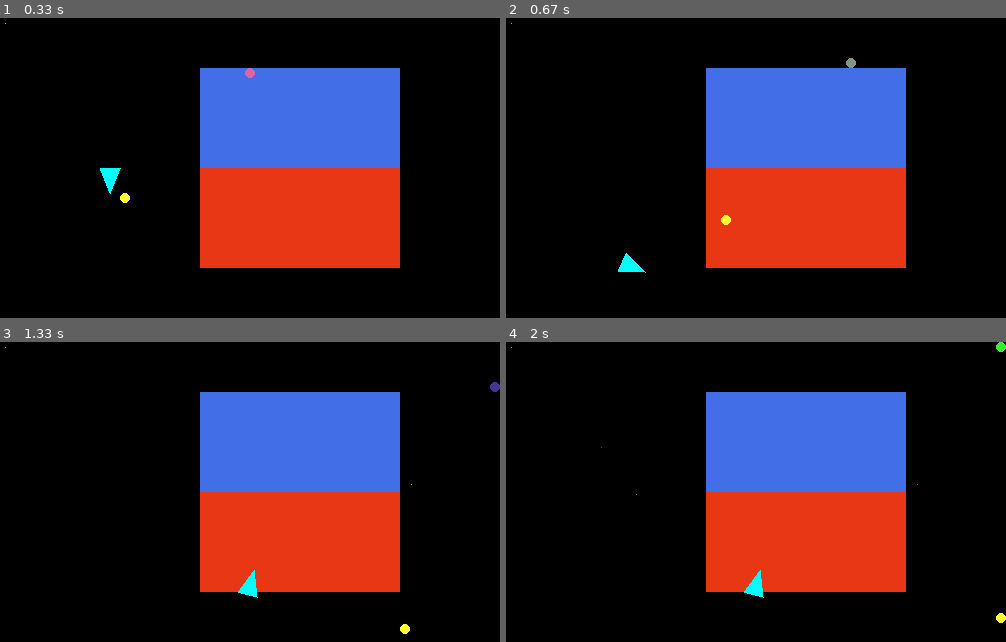
Above: before the commit, frames 1-4 (two rows, left to right).
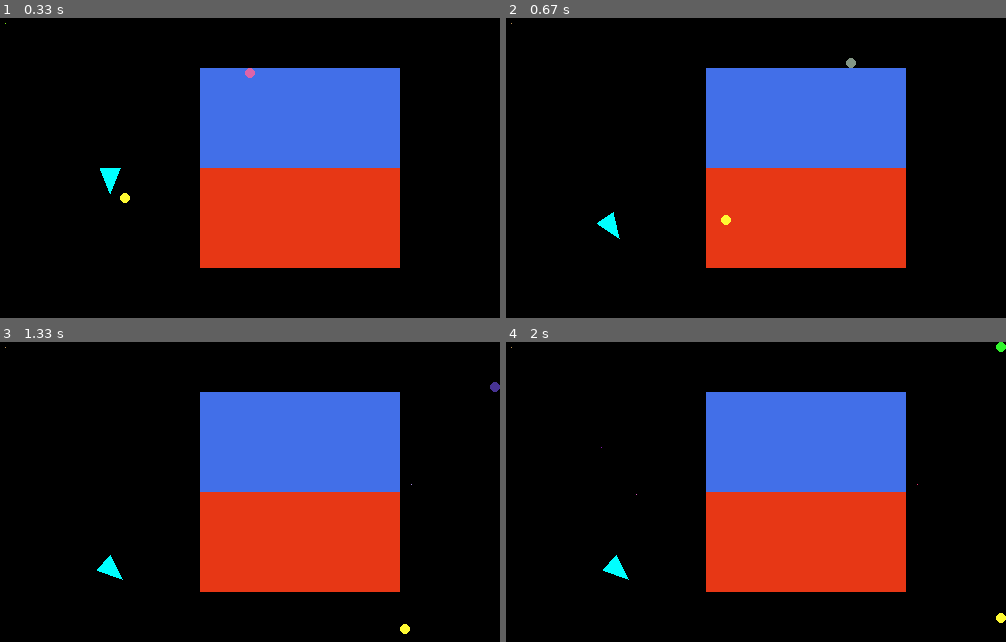
Above: after the commit, the same moments.

Repository: moeg100/randomCode
Game: pygame game, started from pyGameBasic.py
Two runs of this game, one before a commit and one after it. Both use one fixed random seed, a clock stepped at 60 frames per second and the inputs below.
Inputs (mouse positions are in pixels of both pictures, inside the frame that each line leads up to):
- Up to frame 1 (0.33 s): no input
- Up to frame 2 (0.67 s): hold L from 0.33 s (still down); hold D from 0.33 s (still down); move the mouse to (736, 180) at 0.37 s
- Up to frame 3 (1.33 s): release L at 0.8 s; release D at 0.8 s; hold N 0.83-1.3 s; hold D 0.83-1.3 s; move the mouse to (410, 483) at 0.87 s; tap Space at 0.9, 1.2 s
- Up to frame 4 (2 s): hold D 1.33-1.8 s; move the mouse to (636, 495) at 1.37 s; tap Space at 1.4, 1.7, 1.9 s; hold W from 1.83 s (still down); move the mouse to (601, 447) at 1.87 s

Frame 1 is identical in both runs. In frame 2, 0.4% of the frame differs, in the area x 18-28%, y 64-85%; in frame 3, 0.4%, in the area x 19-52%, y 71-86%; in frame 4, 0.4%.

Commit message:
Rename and implement function to erase triangle pixels

Diff:
--- a/pyGameBasic.py
+++ b/pyGameBasic.py
@@ -92,10 +92,37 @@
 
     return area
 
-def erase_pixels_under_triable(surface, triangle_pos):
-    a = triangle_area(triangle_pos)
-
-    print(f"AREA: {a}")
+def erase_pixels_under_triangle(surface, triangle_pos, bg_color):
+    ax, ay = triangle_pos[0]
+    bx, by = triangle_pos[1]
+    cx, cy = triangle_pos[2]
+
+
+    min_x = max(0, int(min(ax, bx, cx)))
+    max_x = min(SCREEN_WIDTH - 1, int(max(ax, bx, cx)))
+    min_y = max(0, int(min(ay, by, cy)))
+    max_y = min(SCREEN_HEIGHT - 1, int(max(ay, by, cy)))
+
+
+    total_area = triangle_area(triangle_pos)
+
+    if total_area == 0:
+        return
+
+
+    for x in range(min_x, max_x + 1):
+        for y in range(min_y, max_y + 1):
+
+            p = [[x, y], triangle_pos[1], triangle_pos[2]]
+            p2 = [triangle_pos[0], [x, y], triangle_pos[2]]
+            p3 = [triangle_pos[0], triangle_pos[1], [x, y]]
+
+            sub_area_sum = triangle_area(p) + triangle_area(p2) + triangle_area(p3)
+
+
+            if abs(sub_area_sum - total_area) < 0.1:
+                if surface.get_at((x, y))[:3] != bg_color:
+                    surface.set_at((x, y), bg_color)
 
 def rotate(angle, point, origin):
     x = ((point[0] - origin[0]) * mth.cos(angle) - (point[1] - origin[1]) * mth.sin(angle)) + origin[0]
@@ -133,12 +160,13 @@
         ball_two.y = 250
 
     if keys[pygame.K_l]:
-        triangle_angle = -ROTATION_SPEED
+        triangle_angle = -ROTATION_SPEED*0.03
         for point in SMALL_TRIANGLE:
             rotate(triangle_angle, point, origin=TRIANGLE_ORIGIN)
 
     if keys[pygame.K_n]:
-        TRIANGLE_ORIGIN = [rd.randint(100, 250), rd.randint(150, 350)]
+        TRIANGLE_ORIGIN = [rd.randint(110, 250), rd.randint(125, 250)]
+
 
 
 while running:
@@ -258,7 +286,7 @@
 
 
     pygame.draw.polygon(screen, (0, 255, 255), SMALL_TRIANGLE)
-    erase_pixels_under_triable(pixel_surface, SMALL_TRIANGLE)
+    erase_pixels_under_triangle(pixel_surface, SMALL_TRIANGLE, BG_COLOR)
 
 
 
